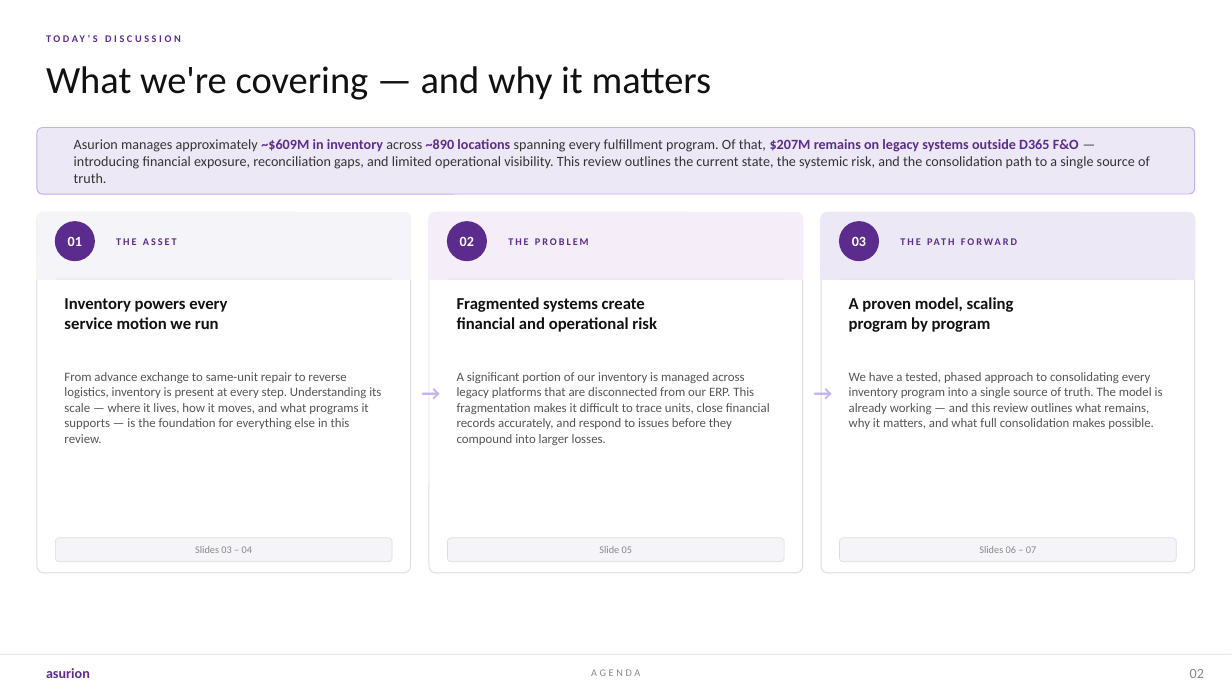
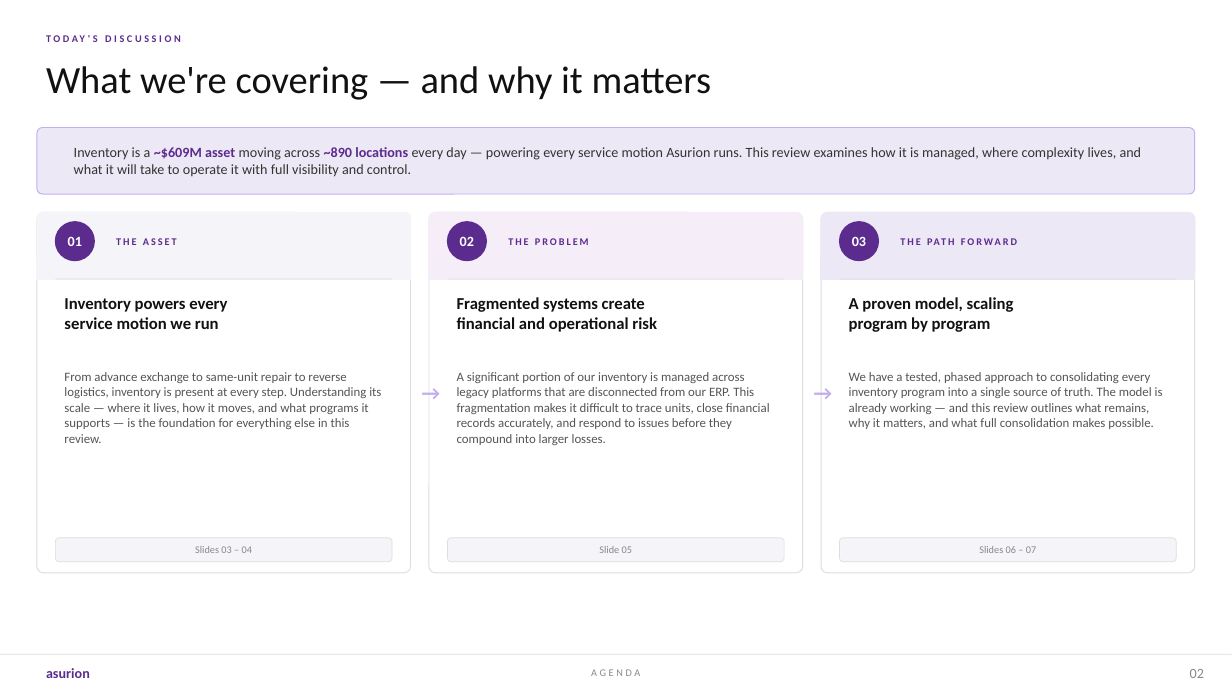
Before and after one commit to pritchardbna/my-portfolio, a slide deck: slide 2 of public/Inventory-at-Asurion.pptx. Drawn at 1232x693 pixels with LibreOffice and Linux fonts; fonts in the diff are those of the drawing. Boxes give left, top, right and bottom in pixels: in the first picture for what was removed or moved away, otherwise in the second. Text is boxed around its words. In the diff, an @@ line names an element or a change of style, - is before the commit and + after.

```diff
--- a/public/Inventory-at-Asurion.pptx
+++ b/public/Inventory-at-Asurion.pptx
@@ text at bbox=[74, 147, 1142, 177]: text changed @@
-Asurion manages approximately ~$609M in inventory across ~890 locations spanning every fulfillment program. Of that, $207M remains on legacy systems outside D365 F&O — introducing financial exposure, reconciliation gaps, and limited operational visibility. This review outlines the current state, the systemic risk, and the consolidation path to a single source of truth.
+Inventory is a ~$609M asset moving across ~890 locations every day — powering every service motion Asurion runs. This review examines how it is managed, where complexity lives, and what it will take to operate it with full visibility and control.
```
Also in this commit, not shown: 1 other file.
